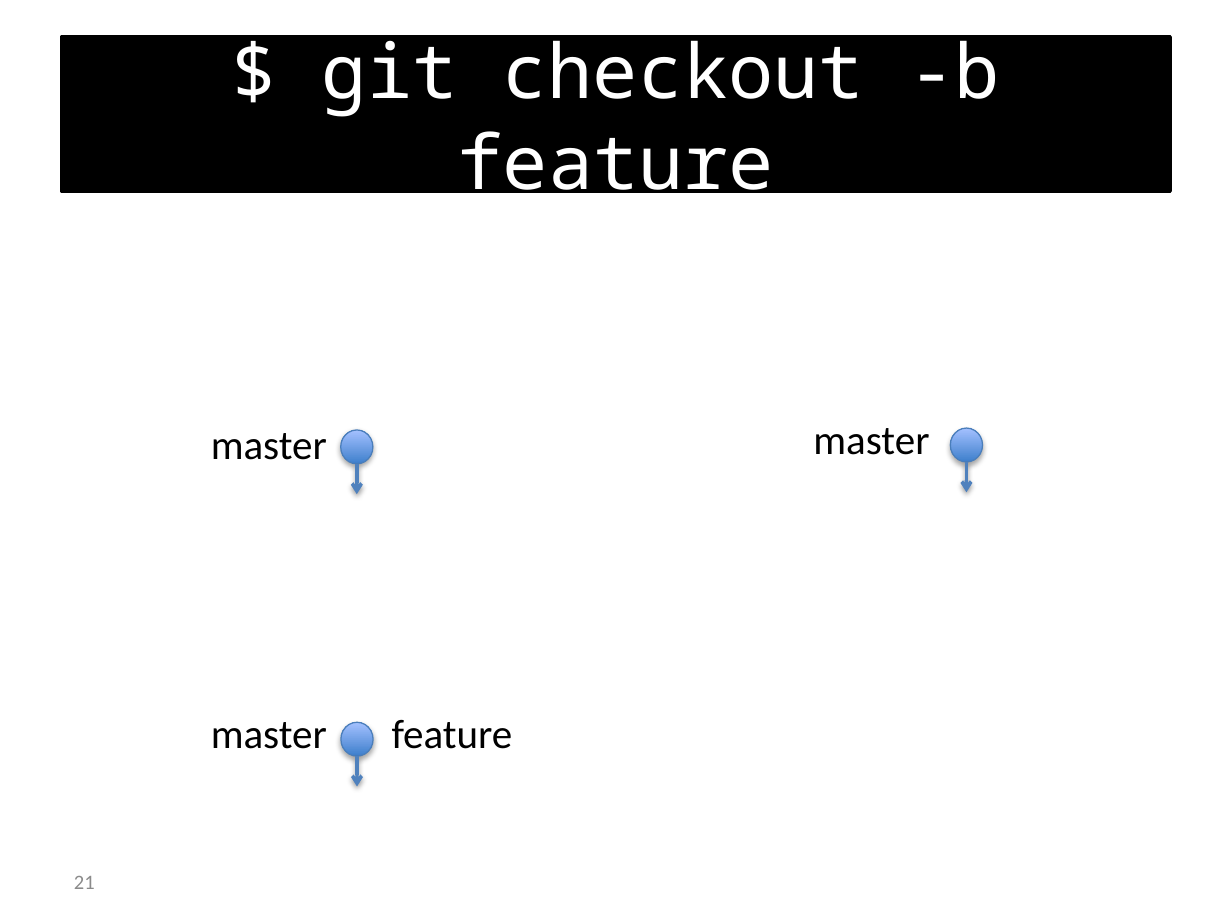
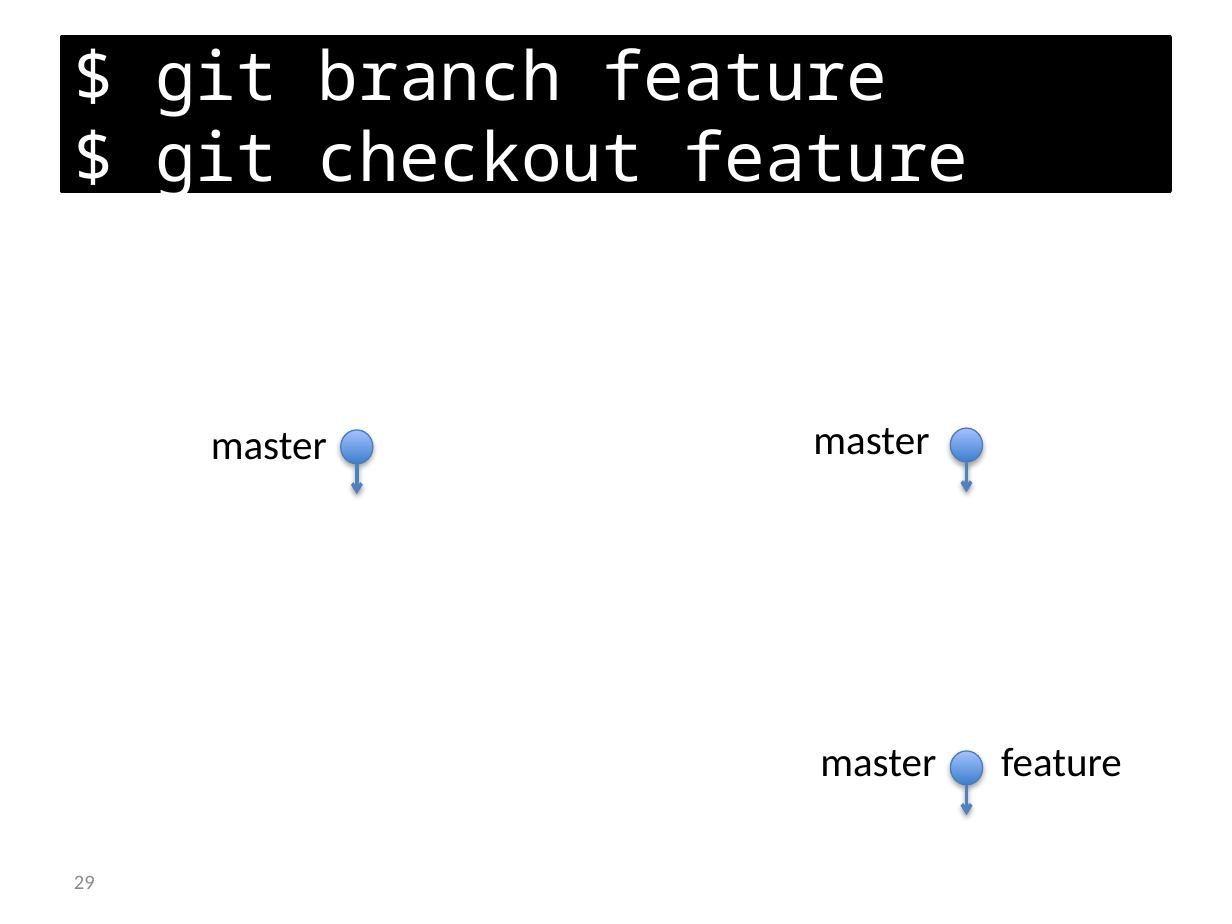
Before and after one commit to foss2serve/github-workflow-activity, a slide deck: slide 29 of presentation.pptx (slide 21 before the commit). Drawn at 1232x924 pixels with LibreOffice and Linux fonts; fonts in the diff are those of the drawing; background and template pictures are left out. Boxes give left, top, right and bottom in pixels: in the first picture for what was removed or moved away, otherwise in the second. Text is boxed around its words. In the diff, an @@ line names an element or a change of style, - is before the commit and + after.

```diff
--- a/presentation.pptx
+++ b/presentation.pptx
@@ title at (x1=155, y1=48, x2=969, y2=198): text changed; size 44 to 39.6 pt @@
-$ git checkout -b feature
+$ git branch feature
+$ git checkout feature
@@ 2 texts, 1 ellipse, 1 arrow moved together from (x1=211, y1=720, x2=513, y2=786) to (x1=820, y1=748, x2=1122, y2=816) @@
@@ page number at (x1=74, y1=876, x2=95, y2=889): text changed @@
-21
+29
```
Also in this commit, not shown: 19 other slides changed, 33 slides added, 26 slides removed.
